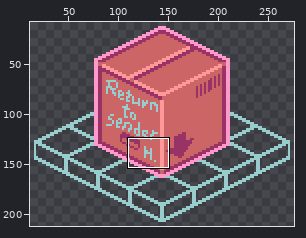
File history of a animated GIF sprite, 0/return.gif. Above: a wide view before the commit, with the close-up outlined.
Close-up. Earlier state:
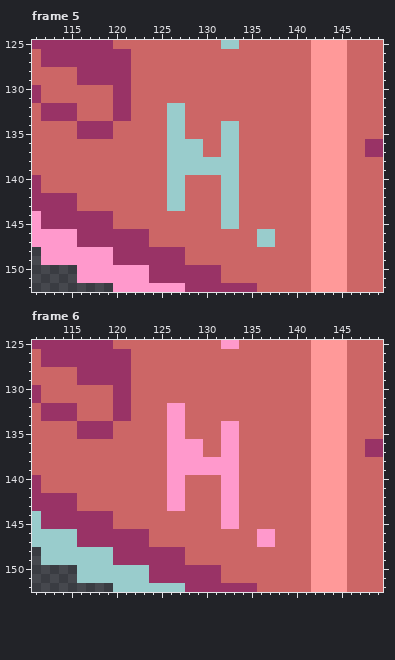
The file is 288x224 pixels, 6 frames. Shown: frame 5: x 111..149, y 125..152; frame 6: x 111..149, y 125..152. The wide view leaves out empty margins. The commit also changed other frames or places, which this record leaves out.
Now the later version:
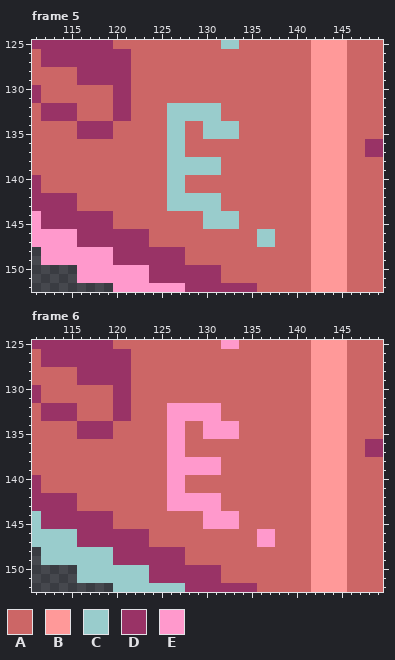
Palette (. is transparent): A #cc6666  B #ff9999  C #99cccc  D #993366  E #ff99cc
Change:
Changed rows in their new state; - is an unchanged pixel.
Frame 5:
first column x 128:
132 CCCC--
133 CCCC--
134 --CC--
135 --CC--
136 AA--AA
137 AA--AA
138 ----AA
139 ----AA
140 ----AA
141 ----AA
142 CCCCAA
143 CCCCAA
144 --CC--
145 --CC--
Frame 6:
first column x 128:
132 EEEE--
133 EEEE--
134 --EE--
135 --EE--
136 AA--AA
137 AA--AA
138 ----AA
139 ----AA
140 ----AA
141 ----AA
142 EEEEAA
143 EEEEAA
144 --EE--
145 --EE--
